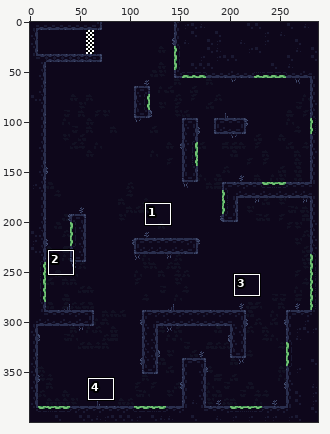
Edited in one commit: sprite sheet (assets/map/ldtk/testmap/simplified/Level_0/_composite.png). Above: a wide view before the commit, with the close-up outlined.
Close-up. Before the commit:
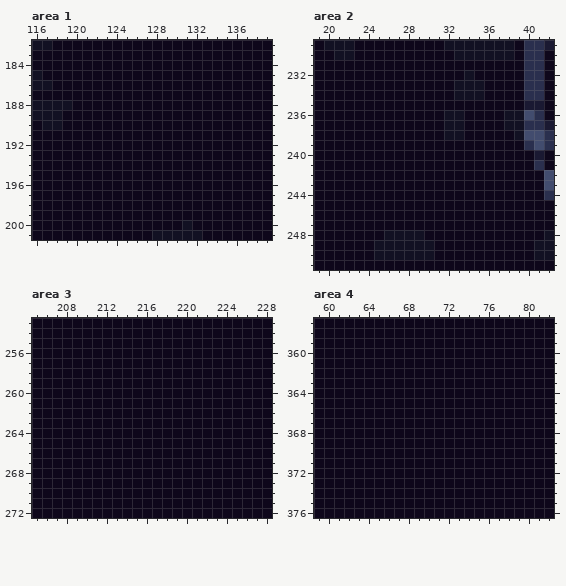
The file is 288x400 pixels. Colours within 5 levels of each other are drawn and written as one. Shown: area 1: x 116..139, y 182..201; area 2: x 19..42, y 229..251; area 3: x 205..228, y 253..272; area 4: x 59..82, y 357..376. The commit also changed other parts of the picture, which this record leaves out.
After the commit:
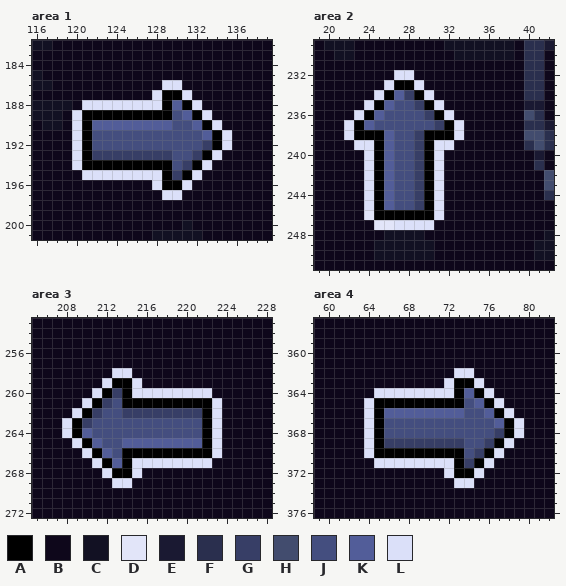
Palette (. is transparent): A #000000  B #0e071b  C #121123  D #e2e5f9  E #1a1932  F #2a2f4e  G #373e66  H #424c6e  J #444e7f  K #525d99  L #dbe0f9
Edits made:
Area 1:
y 186: x 129..130 BB -> LL
y 187: x 128..131 BBBB -> LAAL
y 188: x 121..132 BBBBBBBBBBBB -> LLLLLLLLAKAL
y 189: x 120..133 BBBBBBBBBBBBBB -> LAAAAAAAAAJKAL
y 190: x 120..134 BBBBBBBBBBBBBBB -> LAKKKKKKKKJJKAL
y 191: x 120..135 BBBBBBBBBBBBBBBB -> LAJJJJJJJJJJJKAL
y 192: x 120..135 BBBBBBBBBBBBBBBB -> LAJJJJJJJJJJJGAL
y 193: x 120..134 BBBBBBBBBBBBBBB -> LAGGGGGGGGJJGAL
y 194: x 120..133 BBBBBBBBBBBBBB -> LAAAAAAAAAJGAL
y 195: x 121..132 BBBBBBBBBBBB -> LLLLLLLLAGAL
y 196: x 128..131 BBBB -> LAAL
y 197: x 129..130 BB -> LL
Area 2:
y 232: x 27..28 BB -> LL; x 34 C -> B
y 233: x 26..29 BBBB -> LAAL; x 33..35 CCC -> BBB
y 234: x 25..30 BBBBBB -> LAKGAL; x 33..35 CCC -> BBB
y 235: x 24..31 BBBBBBBB -> LAKJJGAL
y 236: x 23..33 BBBBBBBBBCC -> LAKJJJJGALB; x 38..39 CC -> BB
y 237: x 22..33 BBBBBBBBBBCC -> LAKJJJJJJGAL; x 38..39 CC -> BB
y 238: x 22..33 BBBBBBBBBBCC -> LAAAKJJGAAAL; x 39 C -> B
y 239: x 23..32 BBBBBBBBBB -> LLAKJJGALL
y 240..245: x 24..31 BBBBBBBB -> LAKJJGAL
y 246: x 24..31 BBBBBBBB -> DAAAAAAL
y 247: x 25..30 BBBBBB -> DDLLLL
Area 3:
y 258: x 213..214 BB -> LL
y 259: x 212..215 BBBB -> LAAL
y 260: x 211..222 BBBBBBBBBBBB -> LAGALLLLLLLL
y 261: x 210..223 BBBBBBBBBBBBBB -> LAGJAAAAAAAAAL
y 262: x 209..223 BBBBBBBBBBBBBBB -> LAGJJGGGGGGGGAL
y 263: x 208..223 BBBBBBBBBBBBBBBB -> LAGJJJJJJJJJJJAL
y 264: x 208..223 BBBBBBBBBBBBBBBB -> LAKJJJJJJJJJJJAL
y 265: x 209..223 BBBBBBBBBBBBBBB -> LAKJJKKKKKKKKAL
y 266: x 210..223 BBBBBBBBBBBBBB -> LAKJAAAAAAAAAL
y 267: x 211..222 BBBBBBBBBBBB -> LAKALLLLLLLL
y 268: x 212..215 BBBB -> LAAL
y 269: x 213..214 BB -> LL
Area 4:
y 362: x 73..74 BB -> LL
y 363: x 72..75 BBBB -> LAAL
y 364: x 65..76 BBBBBBBBBBBB -> LLLLLLLLAKAL
y 365: x 64..77 BBBBBBBBBBBBBB -> LAAAAAAAAAJKAL
y 366: x 64..78 BBBBBBBBBBBBBBB -> LAKKKKKKKKJJKAL
y 367: x 64..79 BBBBBBBBBBBBBBBB -> LAJJJJJJJJJJJKAL
y 368: x 64..79 BBBBBBBBBBBBBBBB -> LAJJJJJJJJJJJGAL
y 369: x 64..78 BBBBBBBBBBBBBBB -> LAGGGGGGGGJJGAL
y 370: x 64..77 BBBBBBBBBBBBBB -> LAAAAAAAAAJGAL
y 371: x 65..76 BBBBBBBBBBBB -> LLLLLLLLAGAL
y 372: x 72..75 BBBB -> LAAL
y 373: x 73..74 BB -> LL
Pixel boxes of the changes (left, top, right, bottom) in both close-ups:
changed: (72, 80, 232, 200)
changed: (344, 70, 524, 230)
changed: (62, 368, 222, 488)
changed: (364, 368, 524, 488)
